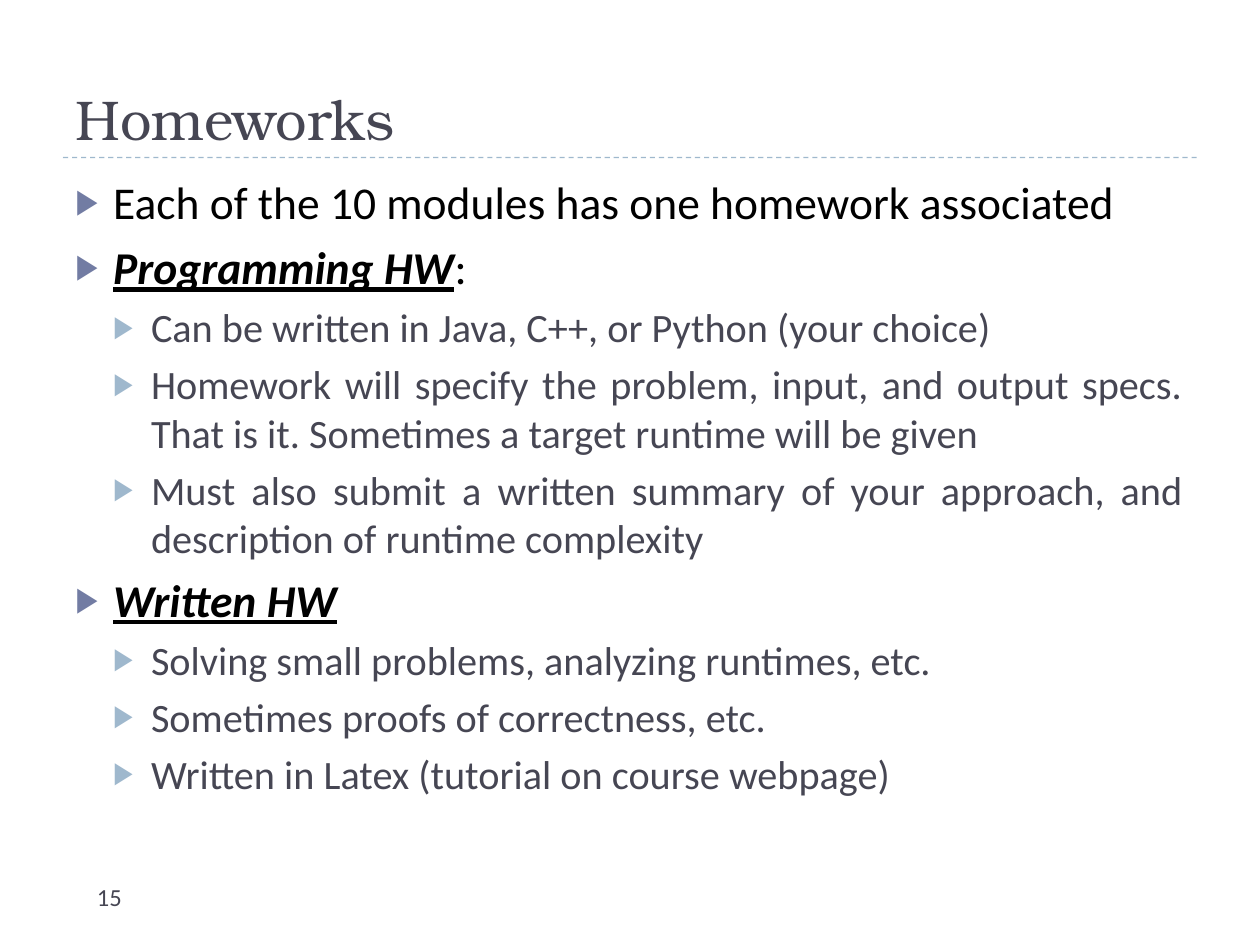
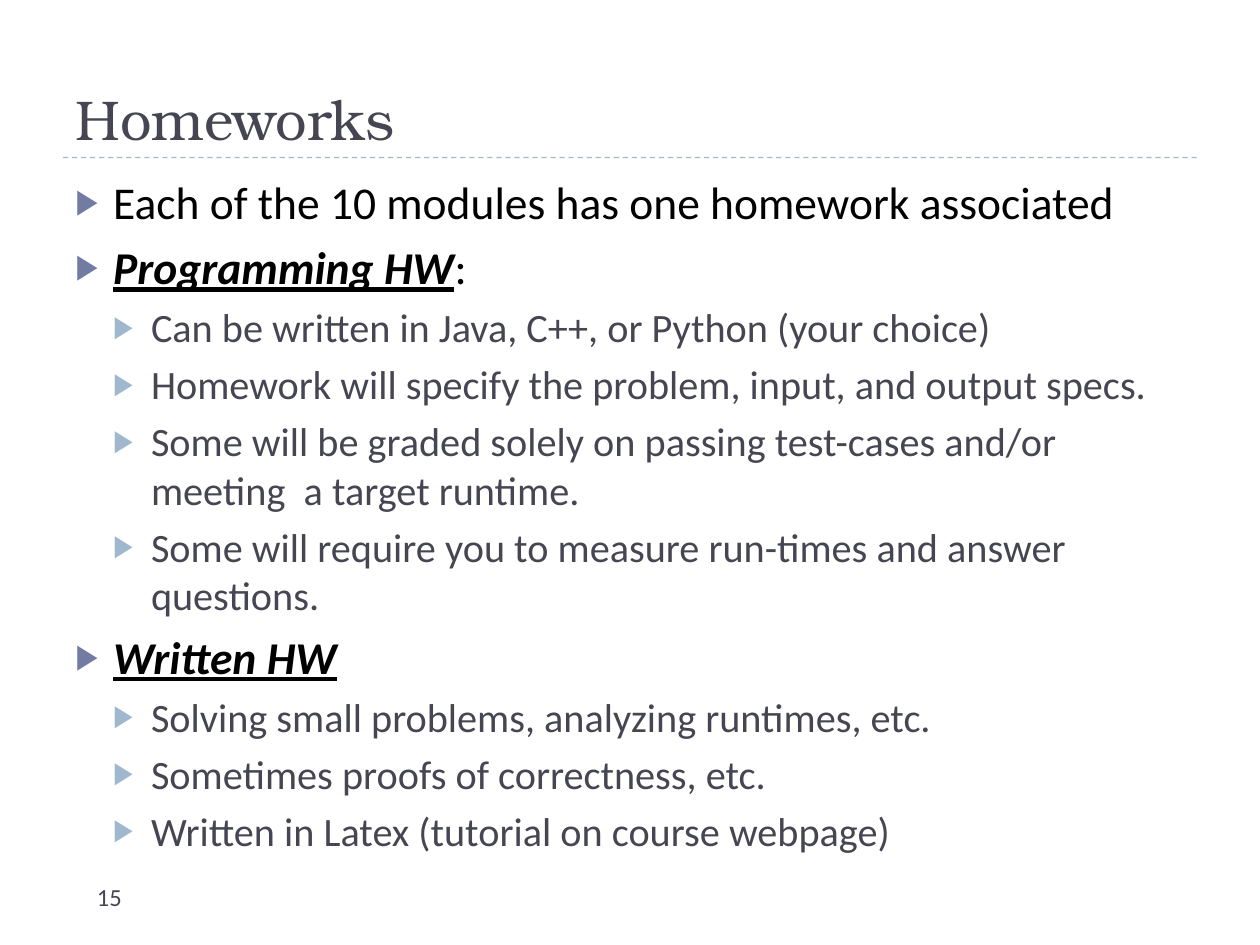
Before and after one commit to uva-cs/cs4102-f21, a slide deck: slide 15 of slides/courseintroduction.pptx. Drawn at 1260x945 pixels with LibreOffice and Linux fonts; fonts in the diff are those of the drawing. Boxes give left, top, right and bottom in pixels: in the first picture for what was removed or moved away, otherwise in the second. Text is boxed around its words. In the diff, an @@ line names an element or a change of style, - is before the commit and + after.

```diff
--- a/slides/courseintroduction.pptx
+++ b/slides/courseintroduction.pptx
@@ text at box(151, 371, 1146, 617): text changed @@
-  ▶ Homework will specify the problem, input, and output specs. That is it. Sometimes a target runtime will be given
-  ▶ Must also submit a written summary of your approach, and description of runtime complexity
+  ▶ Homework will specify the problem, input, and output specs.
+  ▶ Some will be graded solely on passing test-cases and/or meeting a target runtime.
+  ▶ Some will require you to measure run-times and answer questions.
```
Also in this commit, not shown: 9 other slides changed, 2 slides added, 3 other files.
